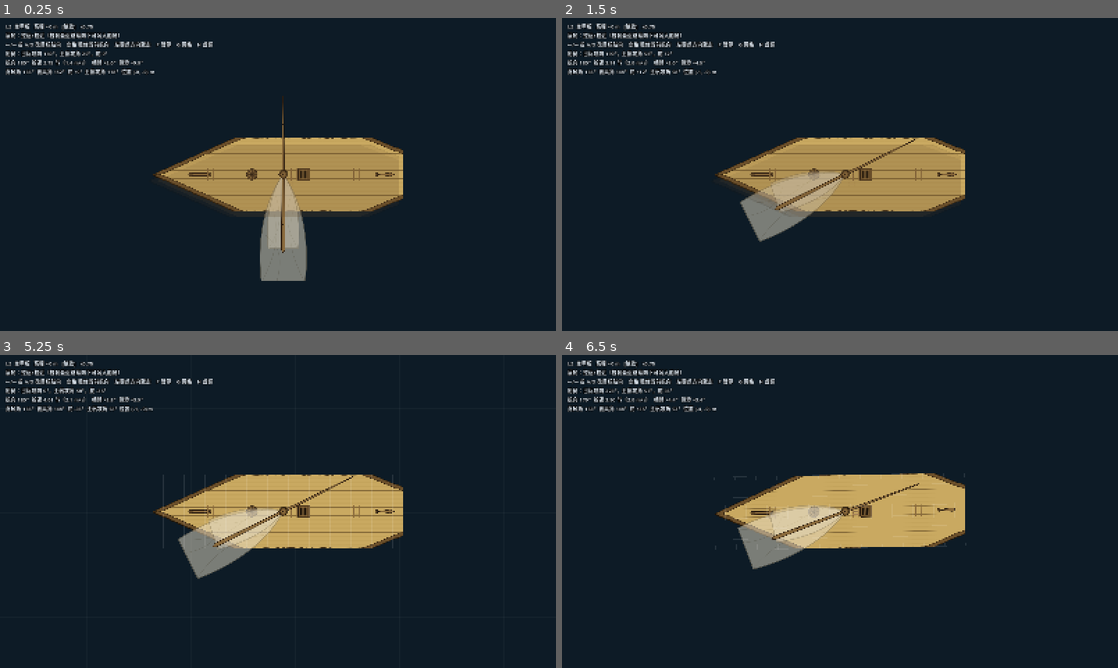
Above: before the commit, frames 1-4 (two rows, left to right).
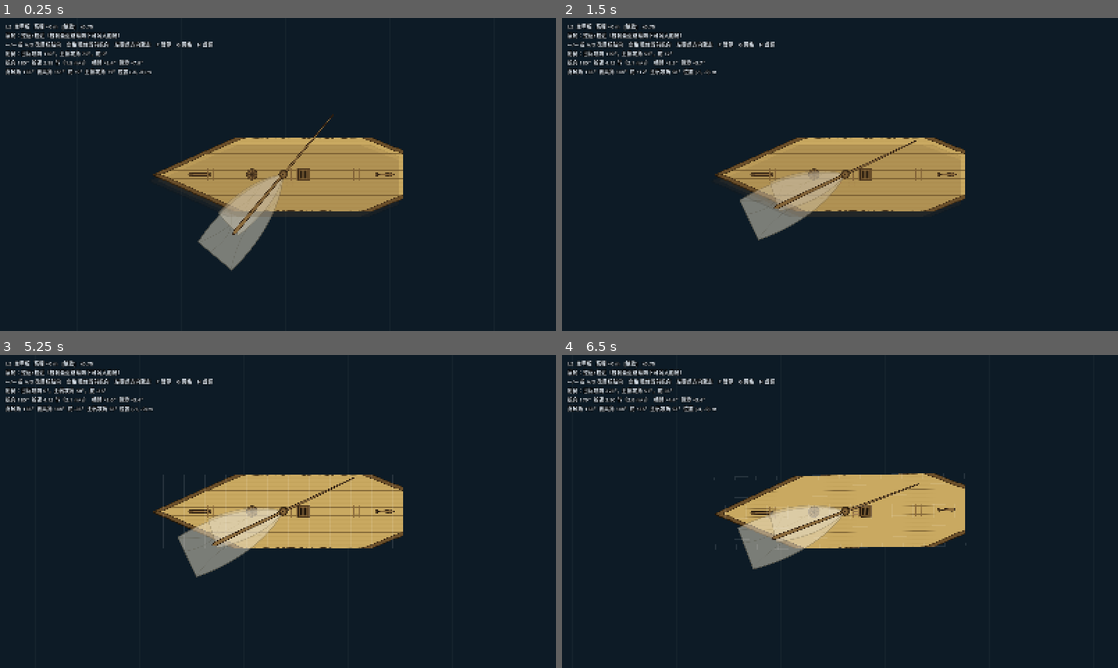
Above: after the commit, the same moments.

Repository: llllllllllllllIIIIIII/ocean-s-king
Game: Godot game, scene res://scenes/ship_debug.tscn
Two runs of this game, one before a commit and one after it. Both use one fixed random seed, a clock stepped at 60 frames per second and the inputs below.
Inputs (mouse positions are in pixels of both pictures, inside the frame that each line leads up to):
- Up to frame 1 (0.25 s): no input
- Up to frame 2 (1.5 s): tap Enter at 0.5 s; move the mouse to (962, 158) at 0.52 s; hold Right 0.53-1.25 s; tap P at 0.6 s; click (962, 158) at 0.67 s; tap Space at 0.77, 1.25 s; drag from (728, 190) to (812, 237) at 1.27 s
- Up to frame 3 (5.25 s): tap Enter at 2, 3.5 s; move the mouse to (333, 442) at 2.02 s; hold Right 2.03-2.75 s; tap H at 2.1 s; tap Space at 2.75, 3.77, 4.25 s; drag from (250, 574) to (111, 464) at 2.77 s; move the mouse to (444, 558) at 3.52 s; hold Left 3.53-4.25 s; tap G at 3.6 s; drag from (111, 464) to (194, 433) at 4.27 s; move the mouse to (305, 511) at 5.02 s; hold Left from 5.03 s (still down); tap P at 5.1 s; click (305, 511) at 5.17 s
- Up to frame 4 (6.5 s): release Left at 5.75 s; drag from (756, 433) to (728, 527) at 5.77 s

The runs differ from the first frame. In frame 1, 4.4% of the frame differs, in the area x 8-60%, y 11-84%; in frame 2, 0.4%; in frame 3, 0.5%; in frame 4, less than 0.1%.

Commit message:
fix: 调试场景开场就把风灌进船里, 帆与 HUD 不再显示 0

Diff:
--- a/scripts/ship_debug.gd
+++ b/scripts/ship_debug.gd
@@ -59,6 +59,7 @@
 	ship.set_pose(Vector2.ZERO, 180.0)           # 船首朝 -x：和 Day 2 的调试画面同向
 	crew = Crew.new(ship)
 	crew.set_target_heading(180.0)
+	ship.step(0.0, wind.velocity_world())        # 只把风灌进去（dt=0，不推进状态）
 	crew.retrim()
 	_sync_view()
 
